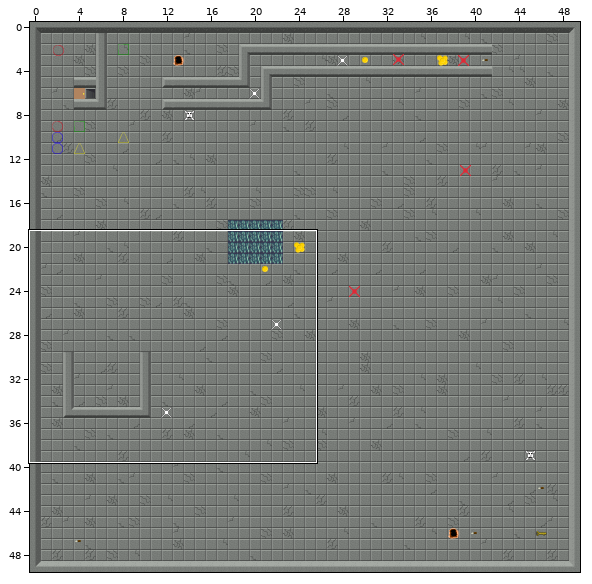
Tiled map -- Raw/TileMaps/level1.tmx. The picture above shows the old version from afar; the outline marks the close-up.
Close-up. Before the edit:
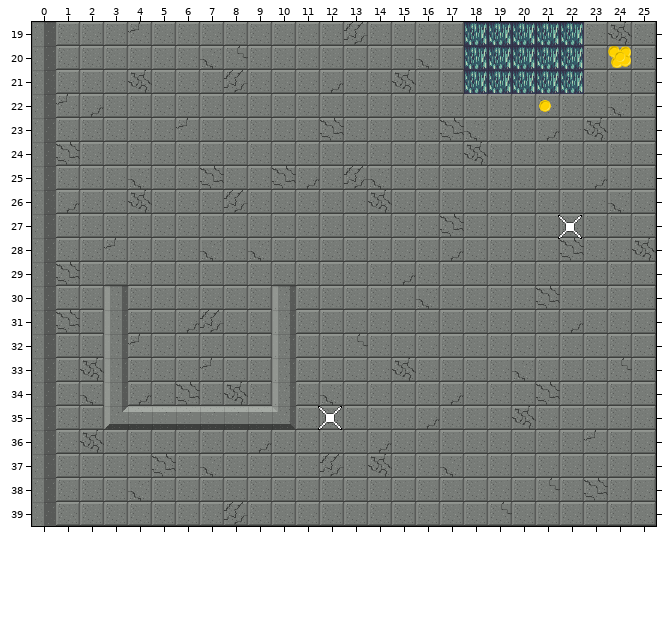
Cells are 32x32 px. Shown: x 0..25, y 19..39. The commit also changed other parts of the map, which this record leaves out.
The same view after the edit:
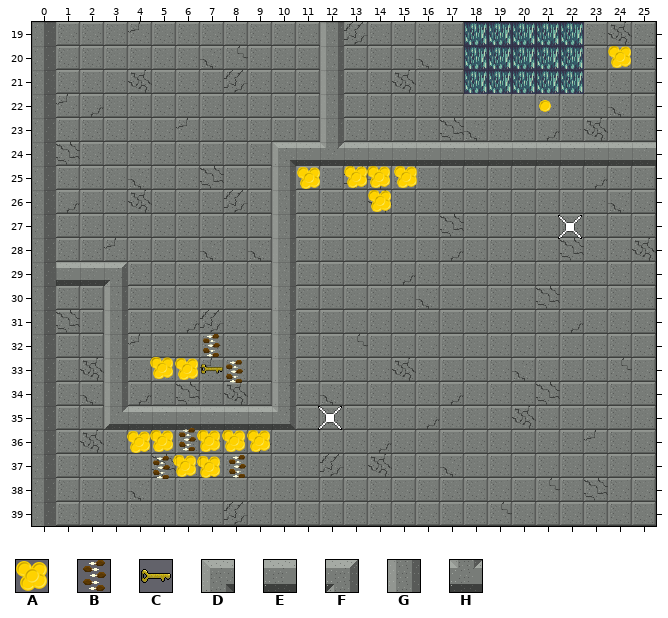
Key: from "Objects": A 7 "lootGoldPile", B 9 "lootFoodLarge", C 16 "key"; from "masterTileset": D 32, E 33, F 34, G 64, H 101.
_ is an empty cell.
Objects are placed by their top-left corner, in cells (3,4 is the top-left corner of cell 3,4); size is 1x1 cell unless given.
The edit:
{"where": "layer \"collision\""}
{"y":19,"x":12,"old":"_","new":"G"}
{"y":20,"x":12,"old":"_","new":"G"}
{"y":21,"x":12,"old":"_","new":"G"}
{"y":22,"x":12,"old":"_","new":"G"}
{"y":23,"x":12,"old":"_","new":"G"}
{"y":24,"x":10,"old":"________________","new":"DEHEEEEEEEEEEEEE"}
{"y":25,"x":10,"old":"_","new":"G"}
{"y":26,"x":10,"old":"_","new":"G"}
{"y":27,"x":10,"old":"_","new":"G"}
{"y":28,"x":10,"old":"_","new":"G"}
{"y":29,"x":1,"old":"___","new":"EEF"}
{"y":29,"x":10,"old":"_","new":"G"}
{"where": "layer \"interactive\""}
{"now": "A \"lootGoldPile\" at 13,25"}
{"now": "A \"lootGoldPile\" at 14,25"}
{"now": "A \"lootGoldPile\" at 15.1,25"}
{"now": "A \"lootGoldPile\" at 11,25"}
{"now": "A \"lootGoldPile\" at 14,26"}
{"now": "B \"lootFoodLarge\" at 7,32"}
{"now": "A \"lootGoldPile\" at 4.9,32.9"}
{"now": "C \"key\" at 7,33"}
{"now": "A \"lootGoldPile\" at 6,33"}
{"now": "B \"lootFoodLarge\" at 7.9,33.1"}
{"now": "B \"lootFoodLarge\" at 6,35.9"}
{"now": "A \"lootGoldPile\" at 9,36"}
{"now": "A \"lootGoldPile\" at 7.9,36"}
{"now": "A \"lootGoldPile\" at 6.9,36"}
{"now": "A \"lootGoldPile\" at 4.9,36"}
{"now": "A \"lootGoldPile\" at 4,36"}
{"now": "A \"lootGoldPile\" at 5.9,37"}
{"now": "B \"lootFoodLarge\" at 8,37"}
{"now": "A \"lootGoldPile\" at 6.9,37"}
{"now": "B \"lootFoodLarge\" at 4.9,37.1"}
{"label":"added","picture_box":[272,22,656,286]}
{"label":"added","picture_box":[56,262,128,286]}
{"label":"added","picture_box":[150,334,243,383]}
{"label":"added","picture_box":[127,428,270,479]}
